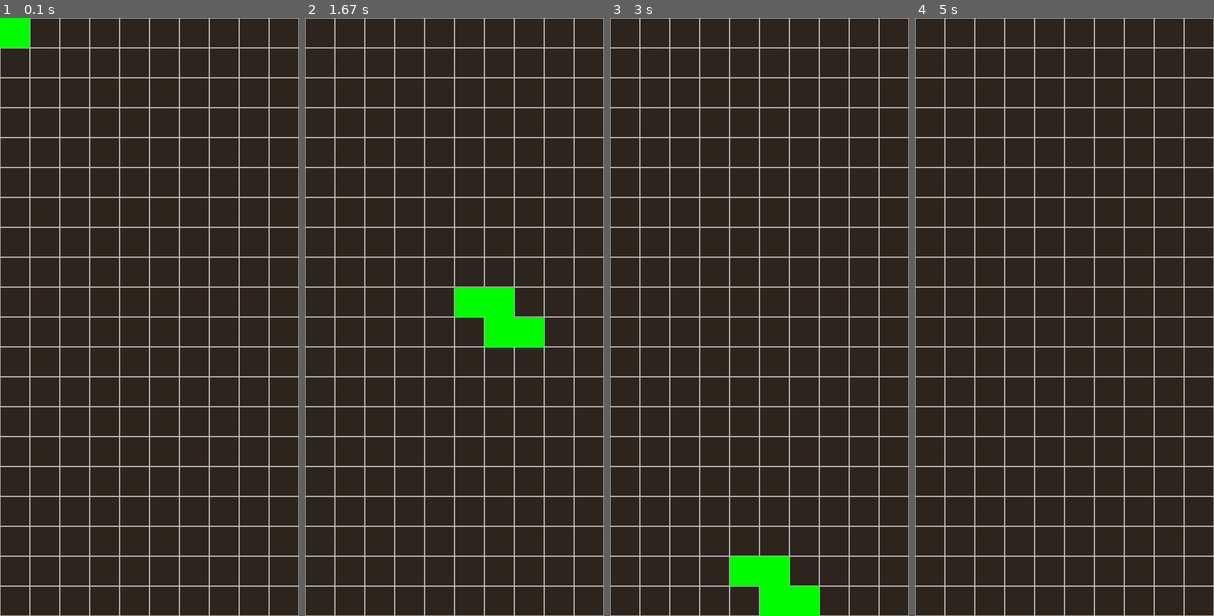
Above: before the commit, frames 1-4 (left to right).
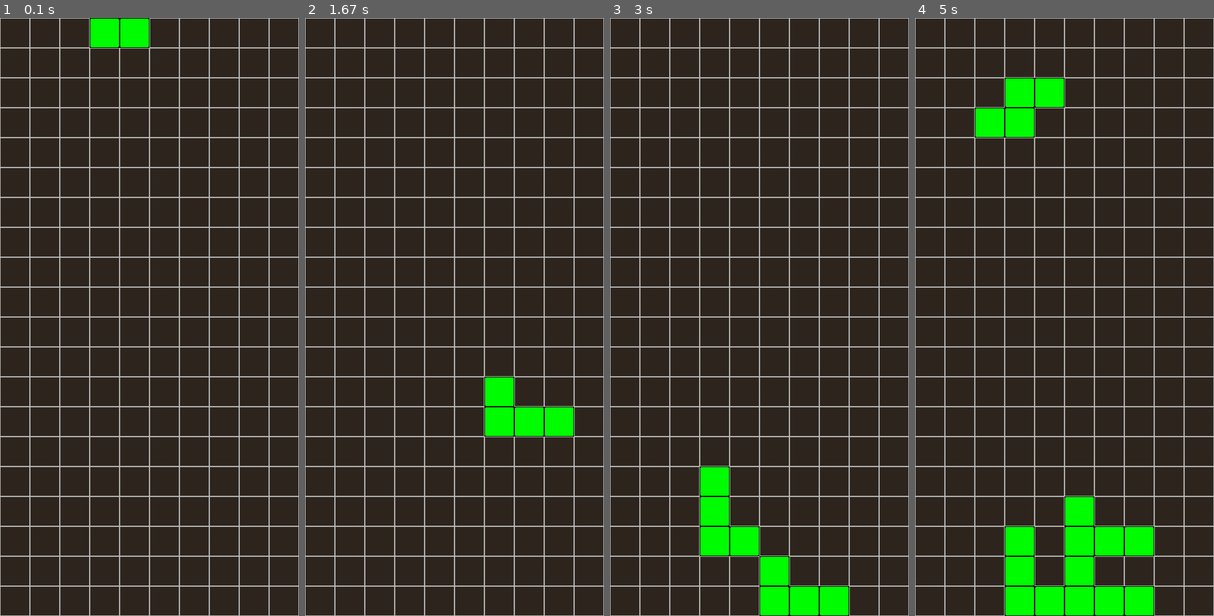
Above: after the commit, the same moments.

Repository: ddcsoftdev/tetris-pygame
Game: pygame game, started from main.py
The game is run twice, just before and just after one commit, with the same random seed, the same clock (stepped at 60 frames per second) and the same inputs.
Inputs:
- Up to frame 1 (0.1 s): no input
- Up to frame 2 (1.67 s): tap Enter at 0.33 s; hold Right 0.67-1.13 s; hold Up 1.17-1.47 s; hold Right from 1.5 s (still down)
- Up to frame 3 (3 s): release Right at 1.97 s; hold Left 2-2.53 s; hold Down 2.57-2.87 s; hold Left from 2.9 s (still down)
- Up to frame 4 (5 s): release Left at 3.3 s; hold Up 3.33-3.7 s; hold Right 3.73-4.37 s; hold Down 4.4-4.77 s; hold Left from 4.8 s (still down)

The runs differ from the first frame. In frame 1, 1.5% of the frame differs, in the area x 0-50%, y 0-5%; in frame 2, 4.0%; in frame 3, 3.1%; in frame 4, 8.0%, in the area x 20-80%, y 10-100%.

Commit message:
sprites and fast move

Diff:
--- a/main.py
+++ b/main.py
@@ -13,14 +13,16 @@
         self.tetris = Tetris(self)
 
     def update(self):
-        if self.anim_trigger:
-            self.tetris.update()
+        self.tetris.update()
         self.clock.tick(FPS)  # noqa: F405
 
     def set_timer(self):
         self.user_event = pg.USEREVENT + 0
+        self.user_event_fast = pg.USEREVENT + 1
         self.anim_trigger = False
+        self.anim_trigger_fast = False
         pg.time.set_timer(self.user_event, ANIM_TIME_INTERVAL)
+        pg.time.set_timer(self.user_event_fast, FAST_ANIM_TIME_INTERVAL)
 
     def draw(self):
         self.screen.fill(color=FIELD_COLOR)
@@ -29,14 +31,19 @@
 
     def check_events(self):
         self.anim_trigger = False
+        self.anim_trigger_fast = False
         for event in pg.event.get():
             if event.type == pg.QUIT or (event.type == pg.KEYDOWN and event.key == pg.K_ESCAPE):
                 pg.quit()
                 sys.exit()
             elif event.type == pg.KEYDOWN:
                 self.tetris.control(pressed_key=event.key)
+            elif event.type == pg.KEYUP:
+                self.tetris.control_cancel(pressed_key=event.key)
             elif event.type == self.user_event:
                 self.anim_trigger = True
+            elif event.type == self.user_event_fast:
+                self.anim_trigger_fast = True
 
     def run(self):
         while True:
--- a/settings.py
+++ b/settings.py
@@ -5,7 +5,11 @@
 FPS = 60
 FIELD_COLOR = (48, 39, 32)
 
-ANIM_TIME_INTERVAL = 150 #miliseconds
+SPRITE_DIR_PATH = 'assets/sprites'
+
+ANIM_TIME_INTERVAL = 120 #miliseconds
+FAST_ANIM_TIME_INTERVAL = 20
+
 TILE_SIZE = 50
 FIELD_SIZE = FIELD_W, FIELD_H = 10, 20
 FIELD_RES = FIELD_W * TILE_SIZE, FIELD_H * TILE_SIZE
--- a/tetris.py
+++ b/tetris.py
@@ -4,26 +4,70 @@
 
 
 class Tetris:
-    def __init__(self, app):
-        self.app = app
+    def __init__(self, game):
+        self.game = game
         self.sprite_group = pg.sprite.Group()
+        self.field_array = self.get_field_array()
         self.tetromino = Tetromino(self)
+        self.speed_up = False
+
+    def check_full_lines(self):
+        row = FIELD_H - 1
+        for y in range(FIELD_H - 1, -1, -1):
+            for x in range(FIELD_W):
+                self.field_array[row][x] = self.field_array[y][x]
+                if self.field_array[y][x]:
+                    self.field_array[row][x].pos = vec(x, y)
+
+            if sum(map(bool, self.field_array[y])) < FIELD_W:
+                row -= 1
+            else:
+                for x in range(FIELD_W):
+                    self.field_array[row][x].alive = False
+                    self.field_array[row][x] = 0
+
+    def put_tetromino_blocks_in_array(self):
+        for block in self.tetromino.blocks:
+            x, y = int(block.pos.x), int(block.pos.y)
+            self.field_array[y][x] = block
+
+    def get_field_array(self):
+        return [[0 for x in range(FIELD_W)] for y in range(FIELD_H)]
+
+    def check_tetromino_landed(self):
+        if self.tetromino.landed:
+            self.speed_up = False
+            self.put_tetromino_blocks_in_array()
+            self.field_array
+            self.tetromino = Tetromino(self)
 
     def control(self, pressed_key):
         if pressed_key == pg.K_LEFT:
             self.tetromino.move(direction='left')
         elif pressed_key == pg.K_RIGHT:
             self.tetromino.move(direction='right')
+        elif pressed_key == pg.K_UP:
+            self.tetromino.rotate()
+        elif pressed_key == pg.K_DOWN:
+            self.speed_up = True
+
+    def control_cancel(self, pressed_key):
+        if pressed_key == pg.K_DOWN:
+            self.speed_up = False
 
     def draw_grid(self):
         for x in range(FIELD_W):
             for y in range(FIELD_H):
-                pg.draw.rect(self.app.screen, 'grey',
+                pg.draw.rect(self.game.screen, 'grey',
                              (x * TILE_SIZE, y * TILE_SIZE, TILE_SIZE, TILE_SIZE), 1)
     def update(self):
-        self.tetromino.update()
+        trigger = [self.game.anim_trigger, self.game.anim_trigger_fast][self.speed_up]
+        if trigger:
+            self.check_full_lines()
+            self.tetromino.update()
+            self.check_tetromino_landed()
         self.sprite_group.update()
 
     def draw (self):
         self.draw_grid()
-        self.sprite_group.draw(self.app.screen)
+        self.sprite_group.draw(self.game.screen)
--- a/tetromino.py
+++ b/tetromino.py
@@ -6,21 +6,33 @@
     def __init__(self, tetromino, pos):
         self.tetromino = tetromino
         self.pos = vec(pos) + INIT_POS_OFFSET
+        self.alive = True
 
         super().__init__(tetromino.tetris.sprite_group)
         self.image = pg.Surface([TILE_SIZE, TILE_SIZE])
-        self.image.fill('green')
+        pg.draw.rect(self.image, 'green', (1, 1, TILE_SIZE - 2, TILE_SIZE - 2), border_radius=2)
         self.rect = self.image.get_rect()
+
+    def is_alive(self):
+        if not self.alive:
+            self.kill()
+
+    def rotate(self, pivot_pos):
+        translated = self.pos - pivot_pos
+        rotated = translated.rotate(90)
+        return rotated + pivot_pos
 
     def set_rect_pos(self):
         self.rect.topleft = self.pos * TILE_SIZE
 
     def update(self):
+        self.is_alive()
         self.set_rect_pos()
 
     def is_colliding(self, pos) -> bool:
         x, y = int(pos.x), int(pos.y)
-        if 0 <= x < FIELD_W and y < FIELD_H:
+        if 0 <= x < FIELD_W and y < FIELD_H and (
+            y < 0 or not self.tetromino.tetris.field_array[y][x]):
             return False
         return True
 
@@ -30,11 +42,29 @@
         self.tetris = tetris
         self.shape = random.choice(list(TETROMINOES.keys()))
         self.blocks = [Block(self, pos) for pos in TETROMINOES[self.shape]]
+        self.landed = False
+
+    def rotate(self):
+        pivot_pos = self.blocks[0].pos
+        new_block_positions = [block.rotate(pivot_pos) for block in self.blocks]
+
+        if not self.is_colliding(new_block_positions):
+            for i, block in enumerate(self.blocks):
+                block.pos = new_block_positions[i]
+
+    def is_colliding(self, block_position):
+        return any(map(Block.is_colliding, self.blocks, block_position))
 
     def move(self, direction):
         move_direction = MOVE_DIRECTIONS[direction]
-        for block in self.blocks:
-            block.pos += move_direction
+        new_block_positions = [block.pos + move_direction for block in self.blocks]
+        is_colliding = self.is_colliding(new_block_positions)
+
+        if not is_colliding:
+            for block in self.blocks:
+                block.pos += move_direction
+        elif direction == 'down':
+            self.landed = True
 
     def update(self):
         self.move(direction='down')
